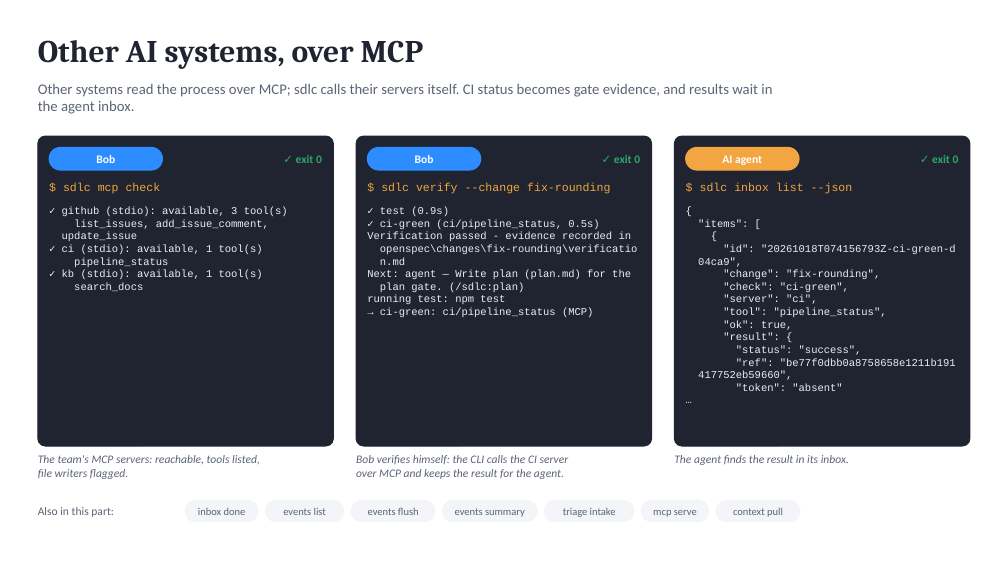
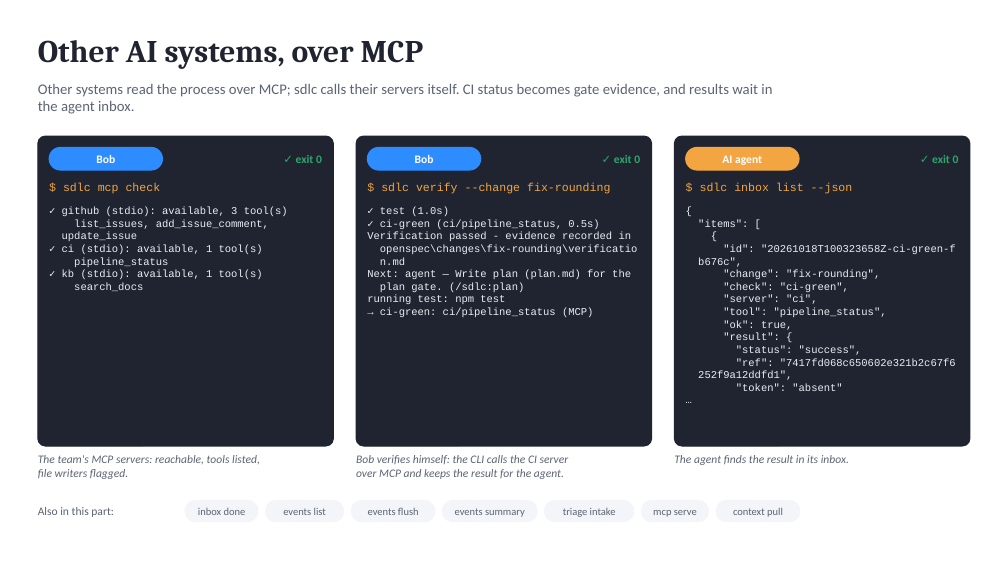
Before and after one commit to marin-ai-tech/sdlc, a slide deck: slide 19 of docs/demo/sdlc-calculator-demo.en.pptx. Drawn at 1008x567 pixels with LibreOffice and Linux fonts; fonts in the diff are those of the drawing. Boxes give left, top, right and bottom in pixels: in the first picture for what was removed or moved away, otherwise in the second. Text is boxed around its words. In the diff, an @@ line names an element or a change of style, - is before the commit and + after.

```diff
--- a/docs/demo/sdlc-calculator-demo.en.pptx
+++ b/docs/demo/sdlc-calculator-demo.en.pptx
@@ text at (380, 207, 449, 216): text changed @@
-✓ test (0.9s)
+✓ test (1.0s)
@@ text at (698, 245, 956, 267): text changed @@
-"id": "20261018T074156793Z-ci-green-d
-04ca9",
+"id": "20261018T100323658Z-ci-green-f
+b676c",
@@ text at (698, 358, 956, 380): text changed @@
-"ref": "be77f0dbb0a8758658e1211b191
-417752eb59660",
+"ref": "7417fd068c650602e321b2c67f6
+252f9a12ddfd1",
```
Also in this commit, not shown: 4 other slides changed, 39 other files.
